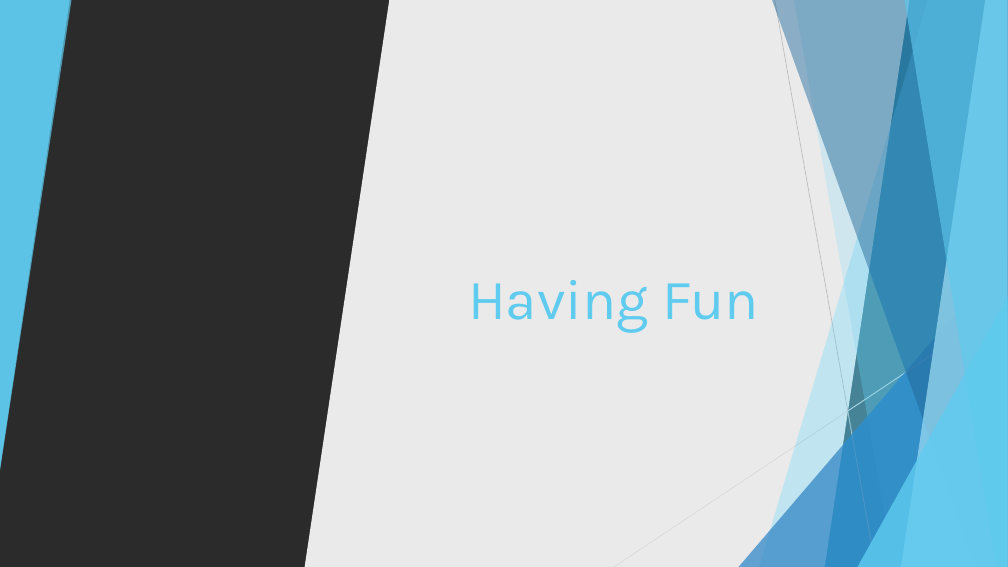
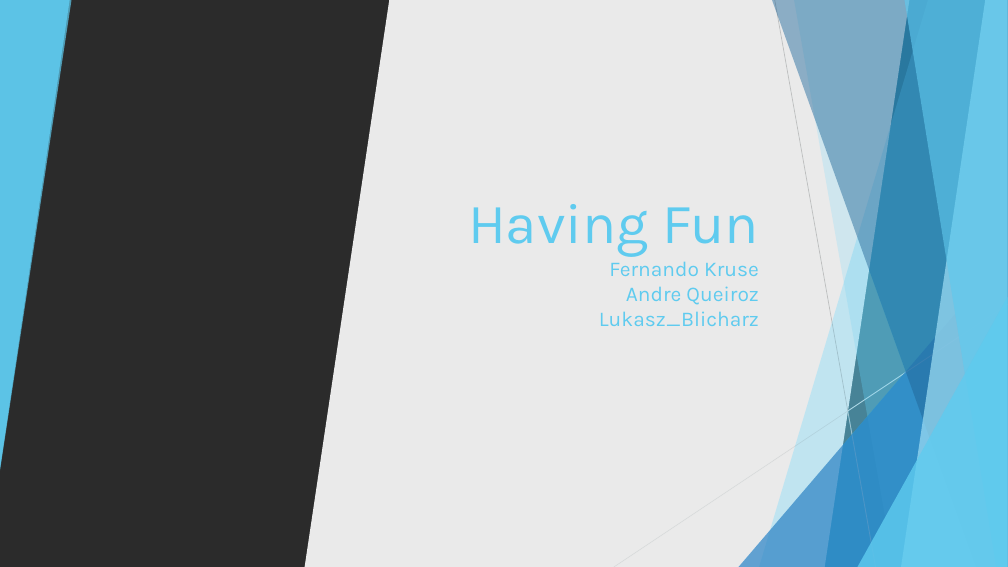
Before and after one commit to shanti/ml-projects-0318, a slide deck: slide 1 of Having Fun/Having Fun.pptx. Drawn at 1008x567 pixels with LibreOffice and Linux fonts; fonts in the diff are those of the drawing; background and template pictures are left out; a plain dark background stands for a picture behind light text. Boxes give left, top, right and bottom in pixels: in the first picture for what was removed or moved away, otherwise in the second. Text is boxed around its words. In the diff, an @@ line names an element or a change of style, - is before the commit and + after.

```diff
--- a/Having Fun/Having Fun.pptx
+++ b/Having Fun/Having Fun.pptx
@@ title at (468,204,759,326): text changed; size 54 to 20 pt @@
-Having Fun
+Having Fun
+Fernando Kruse
+Andre Queiroz
+Lukasz_Blicharz
```
Also in this commit, not shown: 13 other files.
